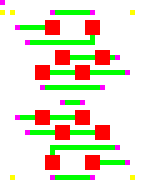
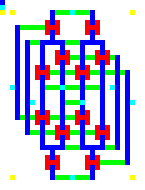
Two versions of the same layered image (145 x 190). Layer-by-layer changes:
showed "Cover" over [0, 5, 135, 180]
showed "Top" over [0, 0, 135, 180]
added layer "Base" over [0, 5, 135, 180]
